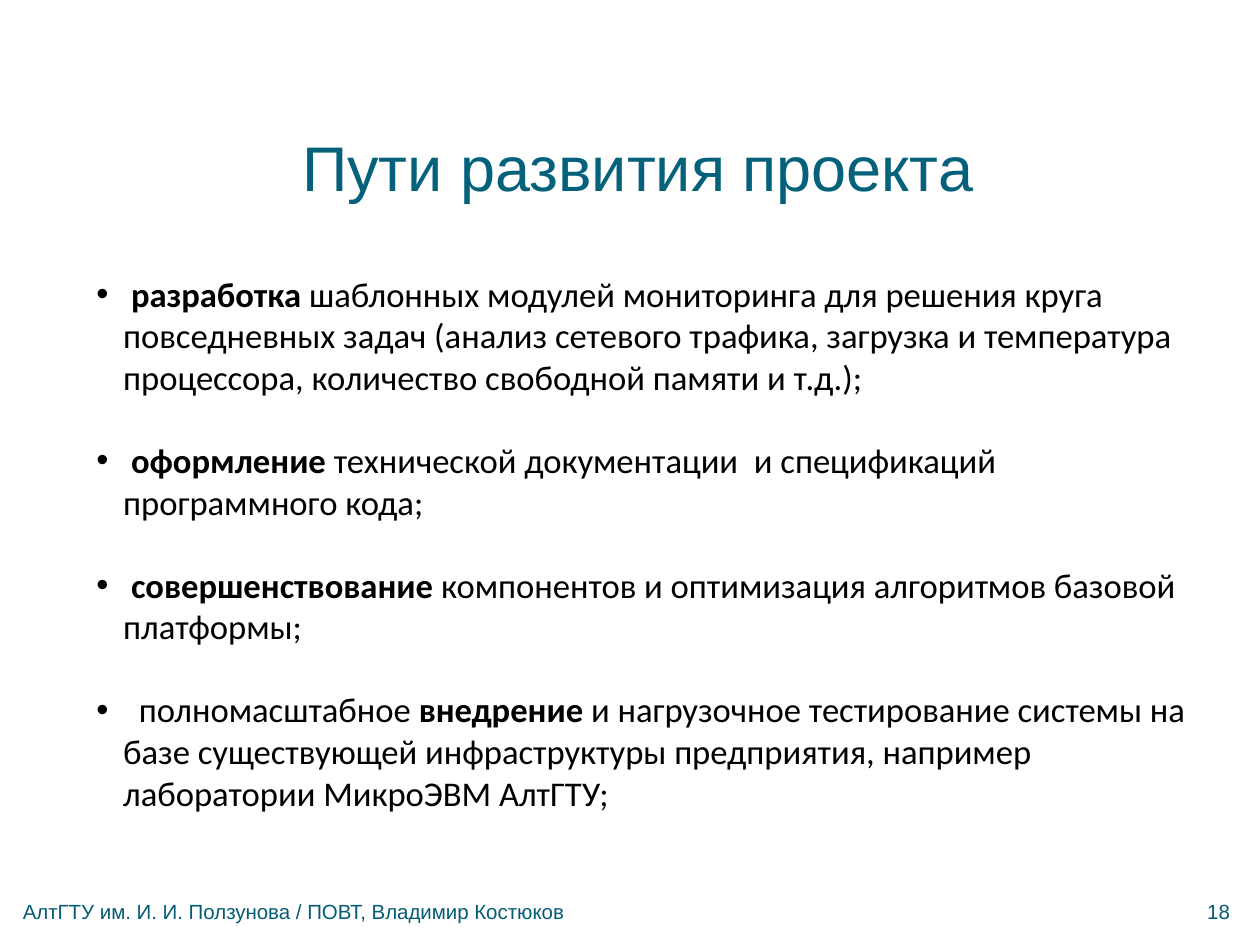
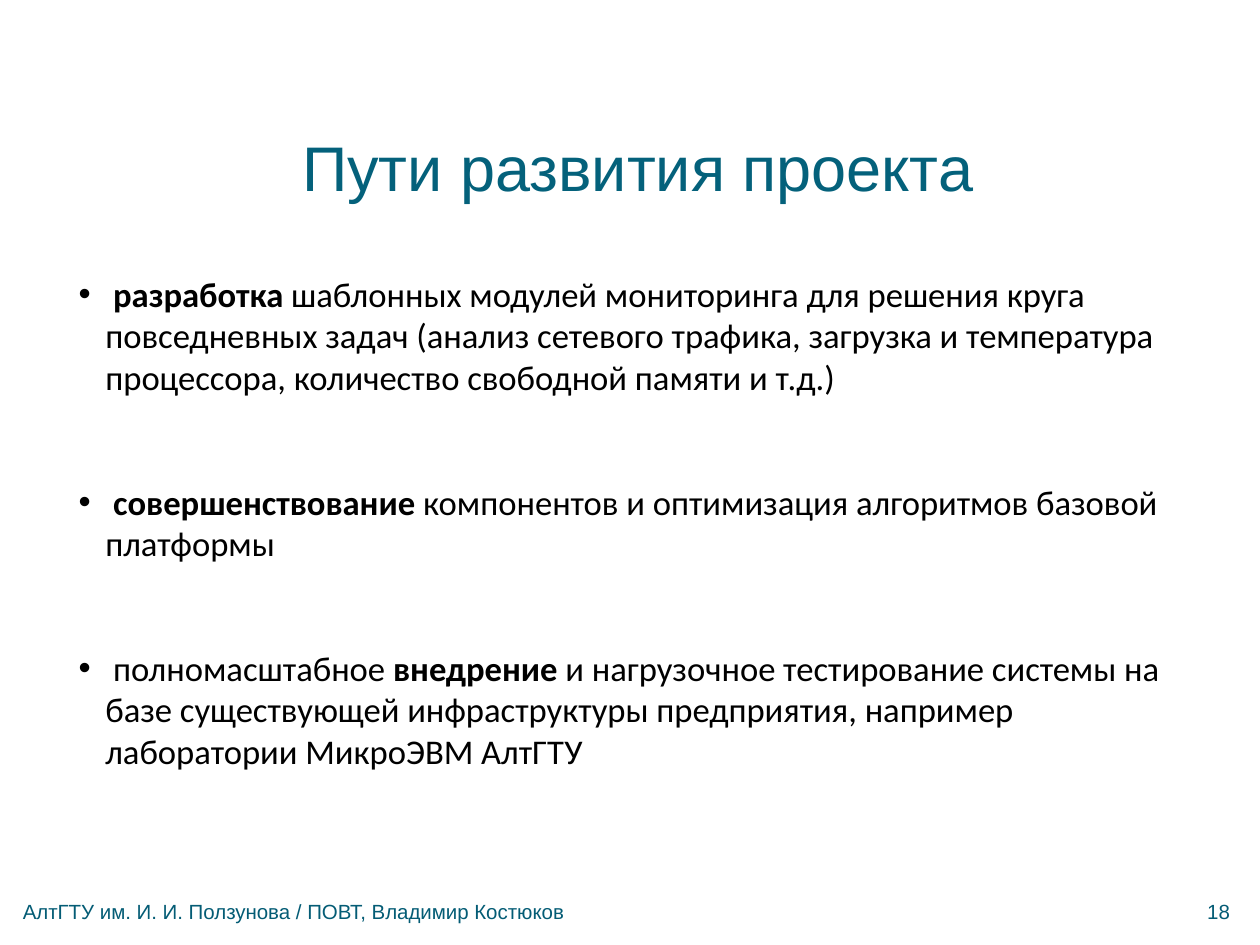
Before and after one commit to bluerain/snoopy, a slide deck: slide 18 of diploma/trunk/ppt/kostyukov.pptx. Drawn at 1260x945 pixels with LibreOffice and Linux fonts; fonts in the diff are those of the drawing; background and template pictures are left out. Boxes give left, top, right and bottom in pixels: in the first picture for what was removed or moved away, otherwise in the second. Text is boxed around its words. In the diff, an @@ line names an element or a change of style, - is before the commit and + after.

```diff
--- a/diploma/trunk/ppt/kostyukov.pptx
+++ b/diploma/trunk/ppt/kostyukov.pptx
@@ text at (105, 283, 1159, 770): text changed @@
-• разработка шаблонных модулей мониторинга для решения круга повседневных задач (анализ сетевого трафика, загрузка и температура процессора, количество свободной памяти и т.д.);
-• оформление технической документации и спецификаций программного кода;
-• совершенствование компонентов и оптимизация алгоритмов базовой платформы;
-• полномасштабное внедрение и нагрузочное тестирование системы на базе существующей инфраструктуры предприятия, например лаборатории МикроЭВМ АлтГТУ;
+• разработка шаблонных модулей мониторинга для решения круга повседневных задач (анализ сетевого трафика, загрузка и температура процессора, количество свободной памяти и т.д.)
+• совершенствование компонентов и оптимизация алгоритмов базовой платформы
+• полномасштабное внедрение и нагрузочное тестирование системы на базе существующей инфраструктуры предприятия, например лаборатории МикроЭВМ АлтГТУ
```
Also in this commit, not shown: 11 other slides changed.
